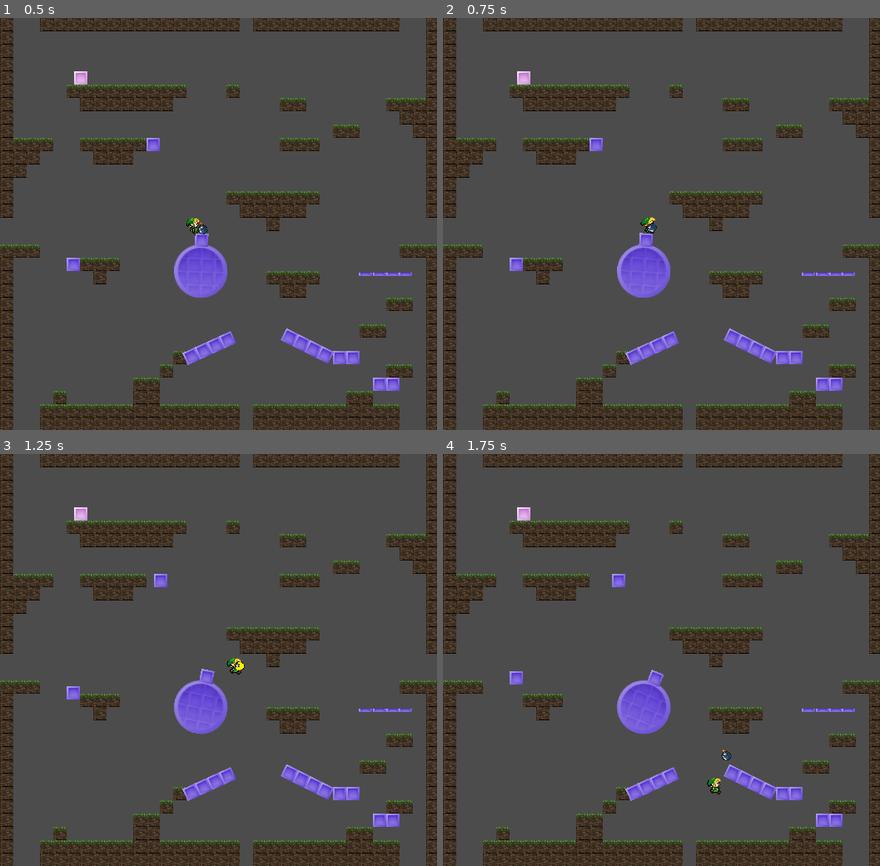
Above: before the commit, frames 1-4 (two rows, left to right).
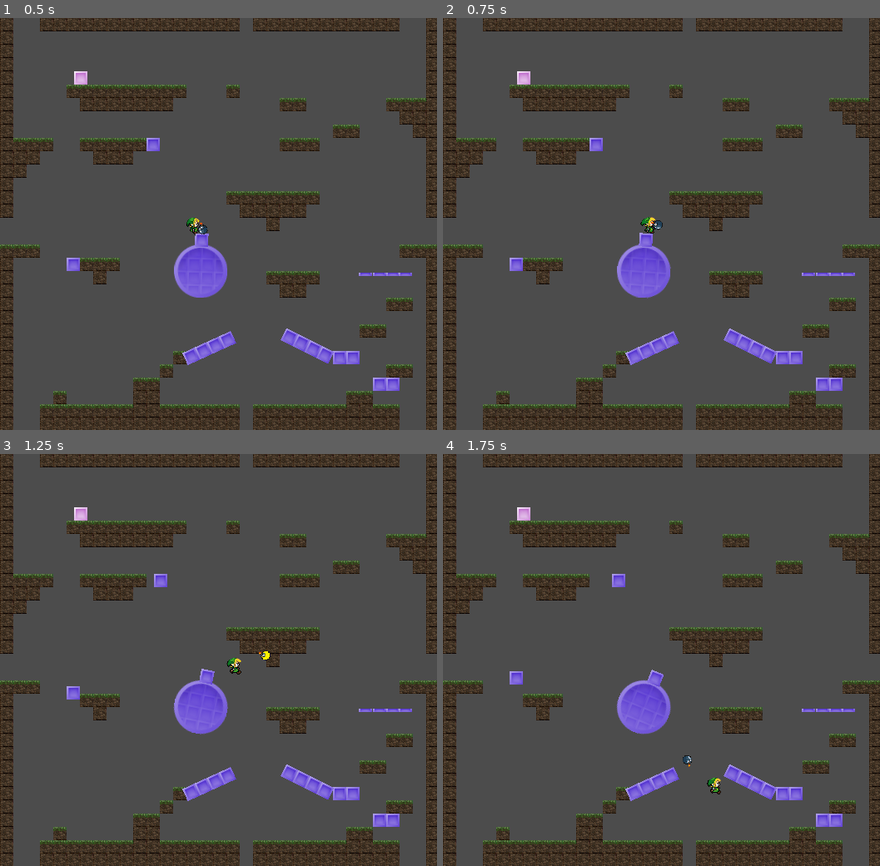
Above: after the commit, the same moments.

Repository: HorryH/godot-playground-2d
Game: Godot game, scene res://colworld.tscn
Same seed, same stepped clock (60 frames per second), same inputs: the game is played once before the commit and once after it.
Inputs:
- Up to frame 1 (0.5 s): no input
- Up to frame 2 (0.75 s): hold Right (move_right) from 0.53 s (still down); hold B (bomb) from 0.53 s (still down)
- Up to frame 3 (1.25 s): keep holding Right (move_right); keep holding B (bomb); tap Space (jump) at 0.77 s
- Up to frame 4 (1.75 s): keep holding Right (move_right); release B (bomb) at 1.28 s; tap B (bomb) at 1.35 s; tap Space (jump) at 1.52 s

Frame 1 is identical in both runs. In frame 2, less than 0.1% of the frame differs, in the area x 46-51%, y 49-53%; in frame 3, less than 0.1%; in frame 4, less than 0.1%, in the area x 54-67%, y 71-76%.

Commit message:
throwable bombs when held

Diff:
--- a/bomb.gd
+++ b/bomb.gd
@@ -10,6 +10,7 @@
 	var bomb_pressed = Input.is_action_pressed("bomb")
 	if bomb_pressed:
 		set_position(player.position)
+		apply_central_impulse(player.throw_impulse())
 
 func _integrate_forces(state):
 	if new_position:
--- a/player.gd
+++ b/player.gd
@@ -25,6 +25,7 @@
 
 var prev_jump_pressed = false
 onready var animation = $AnimatedSprite
+var face_right = true
 var bomb = null
 
 func _physics_process(delta):
@@ -39,6 +40,7 @@
 	var stop = true
 
 	if walk_left:
+		face_right = false
 		animation.set_animation('walk')
 		animation.flip_h = true
 
@@ -46,6 +48,7 @@
 			force.x -= WALK_FORCE
 			stop = false
 	elif walk_right:
+		face_right = true
 		animation.set_animation('walk')
 		animation.flip_h = false
 		if velocity.x >= -WALK_MIN_SPEED and velocity.x < WALK_MAX_SPEED:
@@ -90,3 +93,9 @@
 
 	on_air_time += delta
 	prev_jump_pressed = jump
+
+func facing():
+	return 1 if face_right else -1
+
+func throw_impulse():
+	return Vector2(50 * facing(), -20)
